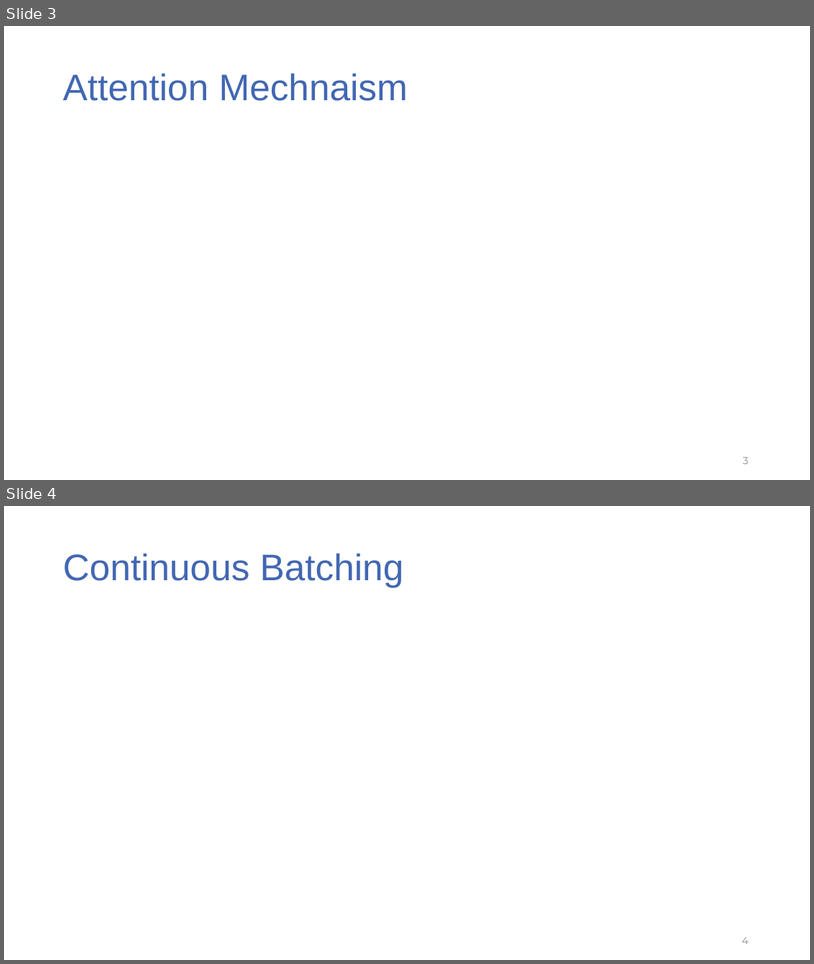
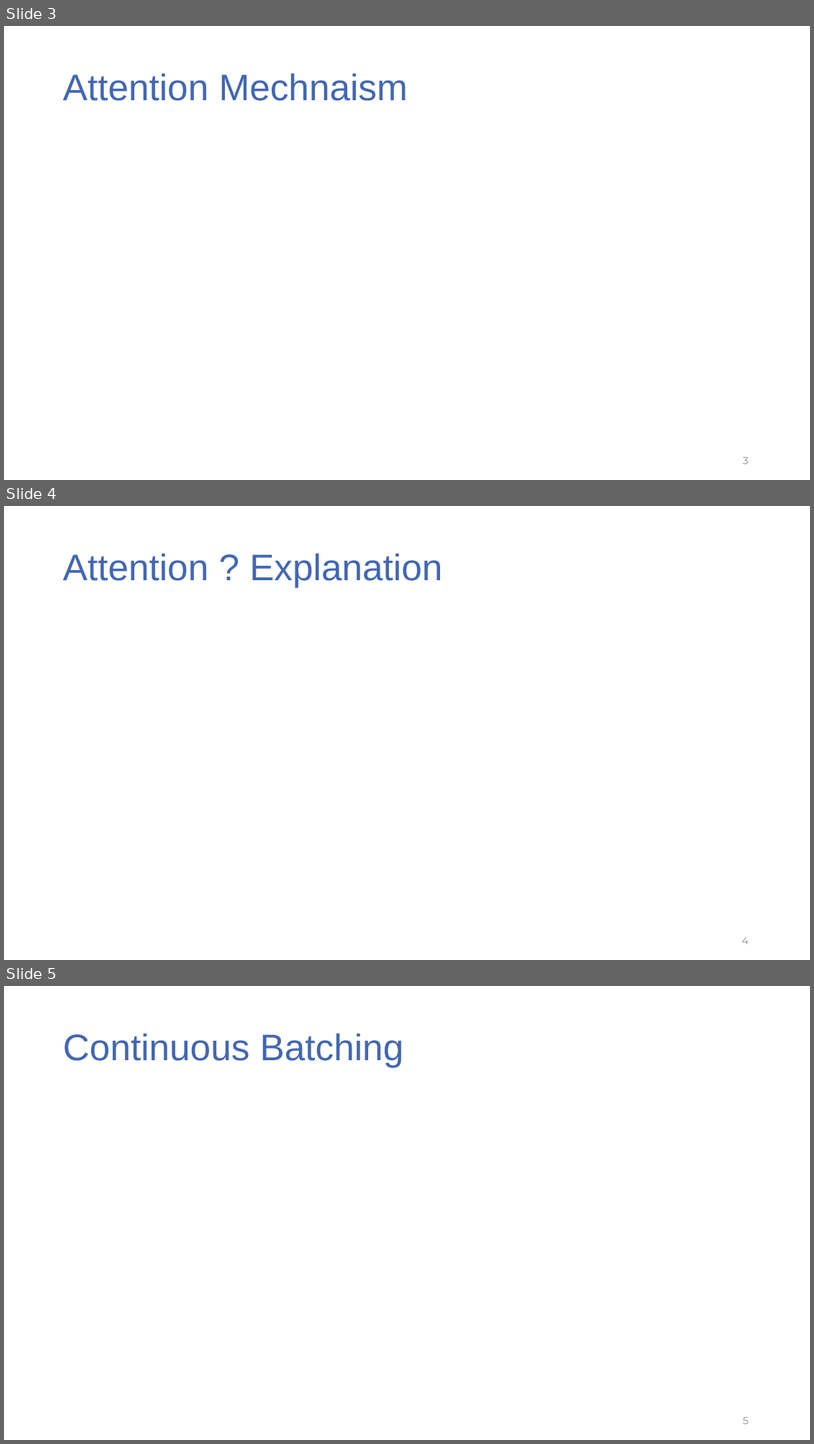
Before and after one commit to Franco-Galante/vidur-wip, a slide deck: lessons_learned_on_LLM_inference.pptx. Shown one above the other, each under a label of ours: slides 3 and 4 before the commit, slides 3, 4 and 5 after it. The pictures are 814x964 and 814x1444 pixels, drawn with LibreOffice and Linux fonts; fonts in the diff are those of the drawing. Boxes give left, top, right and bottom in pixels: in the first picture for what was removed or moved away, otherwise in the second. Text is boxed around its words. In the diff, an @@ line names an element or a change of style, - is before the commit and + after.

```diff
--- a/lessons_learned_on_LLM_inference.pptx
+++ b/lessons_learned_on_LLM_inference.pptx
@@ slide 4 added at [4, 506, 810, 960], background #FFFFFF @@
@@ title added at [63, 554, 442, 587], 44 pt, text #4267B2 @@
+Attention ? Explanation
@@ page number added at [742, 937, 748, 944], 12 pt, text #8C8C8C @@
+4
@@ what was slide 4 is now slide 5 @@
@@ page number at [743, 1417, 749, 1424]: text changed @@
-4
+5
```
Also in this commit, not shown: 1 slide changed, 3 other slides added, 1 slide removed, 4 other files.
